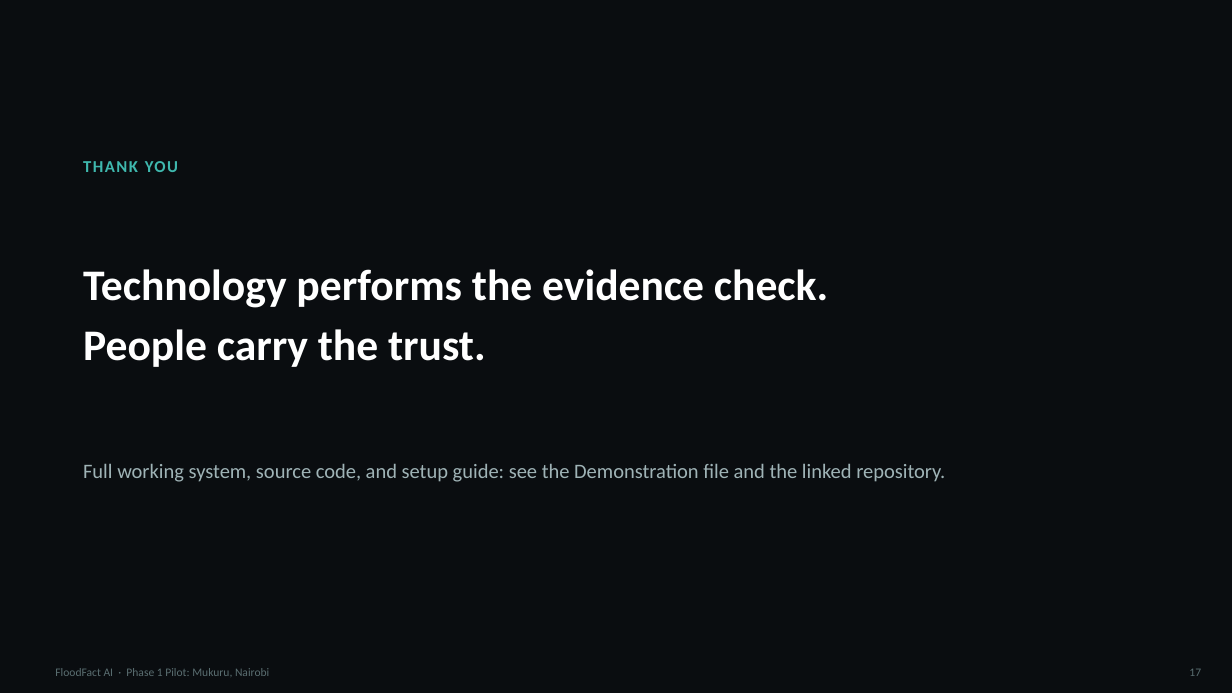
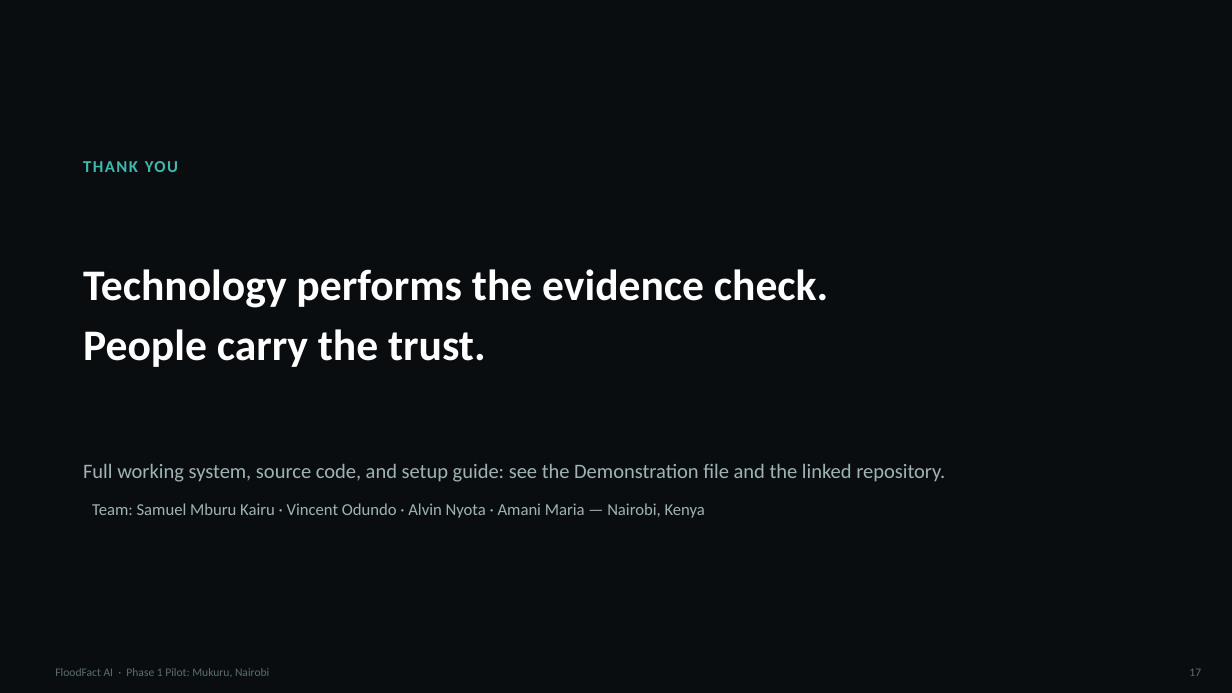
Before and after one commit to VinceOdundo/FloodfactAI, a slide deck: slide 18 of docs/submission/FloodFact-AI-Concept.pptx. Drawn at 1232x693 pixels with LibreOffice and Linux fonts; fonts in the diff are those of the drawing. Boxes give left, top, right and bottom in pixels: in the first picture for what was removed or moved away, otherwise in the second. Text is boxed around its words. In the diff, an @@ line names an element or a change of style, - is before the commit and + after.

```diff
--- a/docs/submission/FloodFact-AI-Concept.pptx
+++ b/docs/submission/FloodFact-AI-Concept.pptx
@@ text added at [92, 503, 705, 518], 13 pt, text #9FB3B6 @@
+Team: Samuel Mburu Kairu · Vincent Odundo · Alvin Nyota · Amani Maria — Nairobi, Kenya
```
Also in this commit, not shown: 2 other slides changed, 12 other files.
